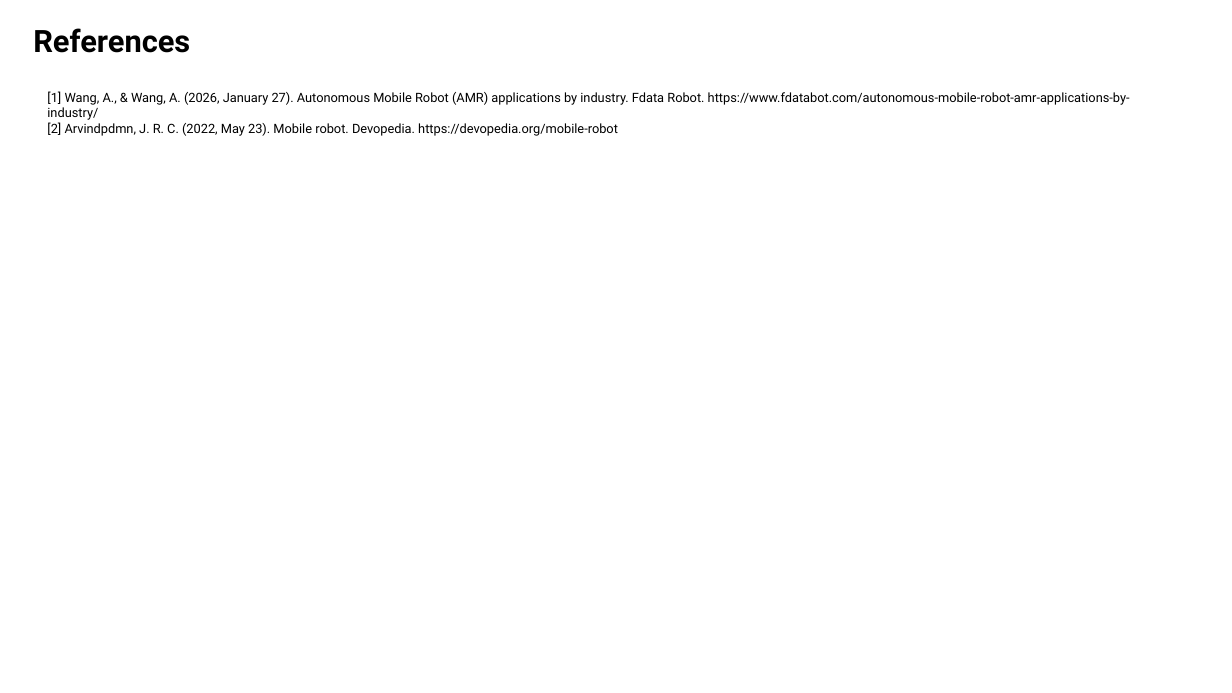
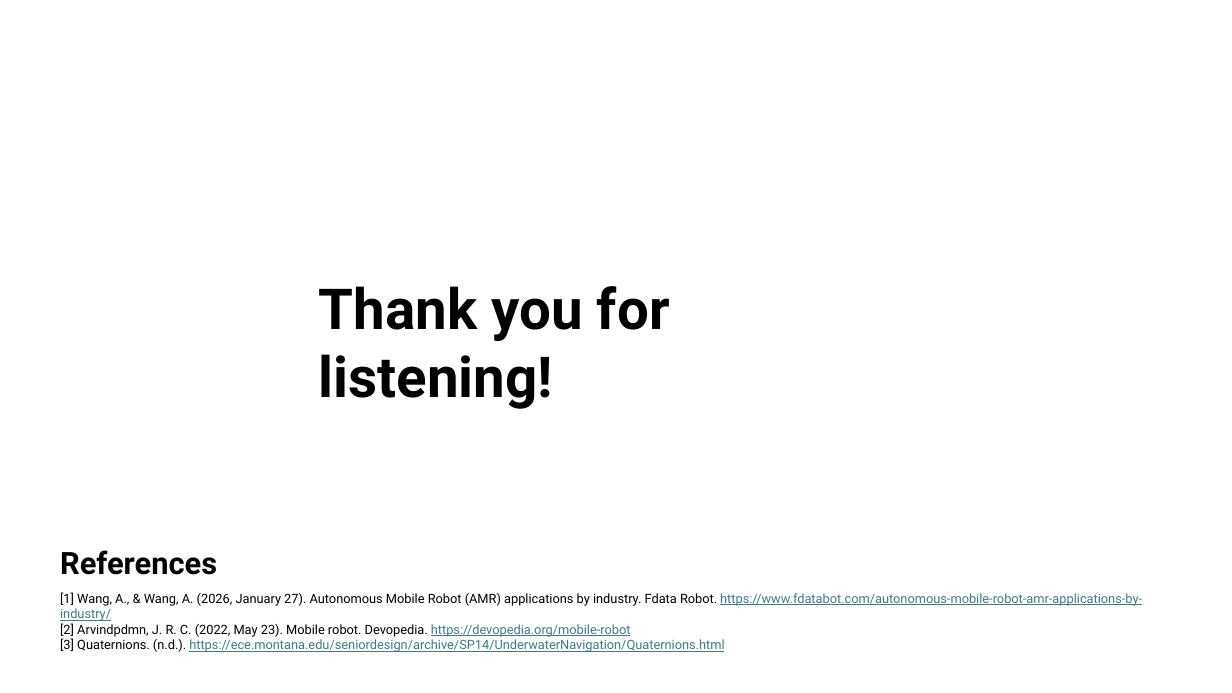
Before and after one commit to Klaaktu/balance-bot, a slide deck: slide 11 of Presentation/Presentation1.pptx. Drawn at 1232x693 pixels with LibreOffice and Linux fonts; fonts in the diff are those of the drawing. Boxes give left, top, right and bottom in pixels: in the first picture for what was removed or moved away, otherwise in the second. Text is boxed around its words. In the diff, an @@ line names an element or a change of style, - is before the commit and + after.

```diff
--- a/Presentation/Presentation1.pptx
+++ b/Presentation/Presentation1.pptx
@@ text added at (319, 286, 670, 409), 44 pt, text #000000, bold @@
+Thank you for listening!
@@ text "References": place and size @@
-text "References" at (33, 28, 190, 53)
+text "References" at (60, 550, 217, 575)
@@ text "[1] Wang, A., & Wang, ...": place and size @@
-text "[1] Wang, A., & Wang, ..." at (47, 91, 1130, 136)
+text "[1] Wang, A., & Wang, ..." at (60, 592, 1142, 652)
@@ text at (60, 592, 1142, 637): text colour #000000 to #467886, underline on in "https://www.fdatabot.com/autonomous-mobile-robot-amr-applica ...", "https://devopedia.org/mobile-robot" @@
@@ text at (60, 638, 724, 652): paragraph added @@
+[3] Quaternions. (n.d.). https://ece.montana.edu/seniordesign/archive/SP14/UnderwaterNavigation/Quaternions.html
```
Also in this commit, not shown: 7 other slides changed, 1 slide added, 1 slide removed, 6 other files.
